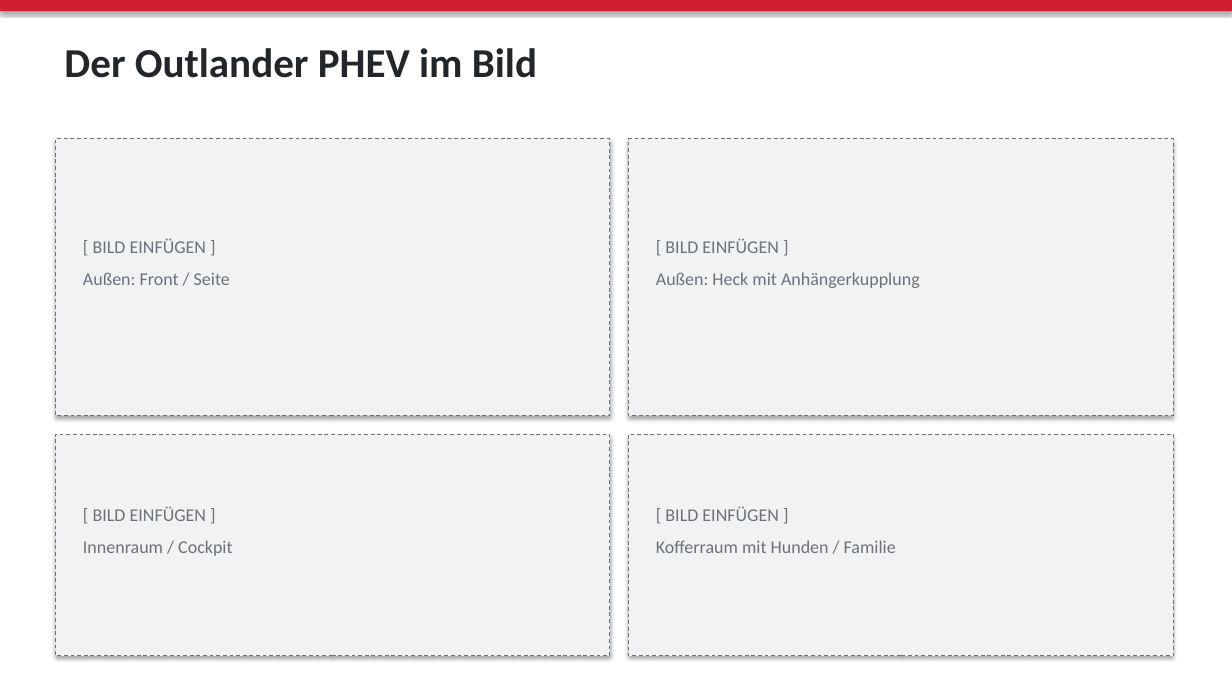
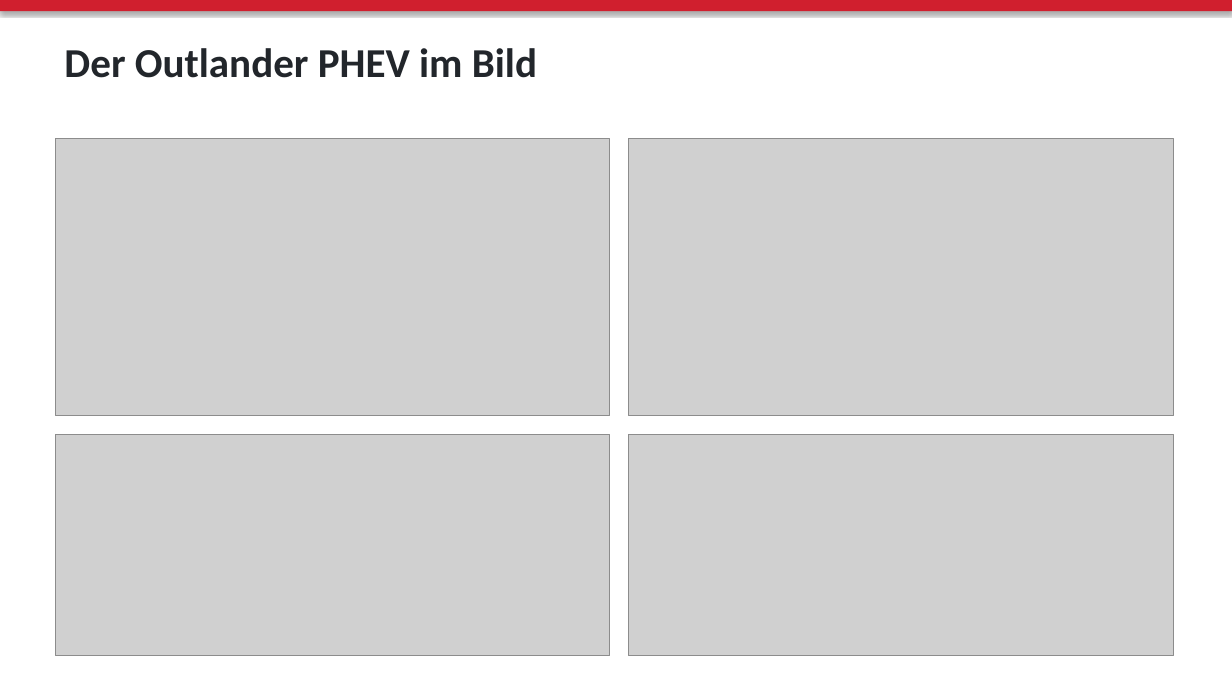
Before and after one commit to KetaLP-hub/Flux, a slide deck: slide 4 of Michael_Scott_Autoempfehlung.pptx. Drawn at 1232x693 pixels with LibreOffice and Linux fonts; fonts in the diff are those of the drawing; grey boxes stand for pictures. Boxes give left, top, right and bottom in pixels: in the first picture for what was removed or moved away, otherwise in the second. Text is boxed around its words. In the diff, an @@ line names an element or a change of style, - is before the commit and + after.

```diff
--- a/Michael_Scott_Autoempfehlung.pptx
+++ b/Michael_Scott_Autoempfehlung.pptx
@@ rectangle removed at <box>55,139,610,416</box> @@
@@ picture added at <box>55,139,610,416</box> @@
@@ rectangle removed at <box>628,139,1174,416</box> @@
@@ picture added at <box>628,139,1174,416</box> @@
@@ text removed at <box>83,238,230,285</box> @@
-[ BILD EINFÜGEN ]
-Außen: Front / Seite
@@ text removed at <box>656,238,920,288</box> @@
-[ BILD EINFÜGEN ]
-Außen: Heck mit Anhängerkupplung
@@ rectangle removed at <box>55,434,610,656</box> @@
@@ picture added at <box>55,434,610,656</box> @@
@@ rectangle removed at <box>628,434,1174,656</box> @@
@@ picture added at <box>628,434,1174,656</box> @@
@@ text removed at <box>83,506,232,556</box> @@
-[ BILD EINFÜGEN ]
-Innenraum / Cockpit
@@ text removed at <box>656,506,896,553</box> @@
-[ BILD EINFÜGEN ]
-Kofferraum mit Hunden / Familie
```
Also in this commit, not shown: 1 other slide changed.
